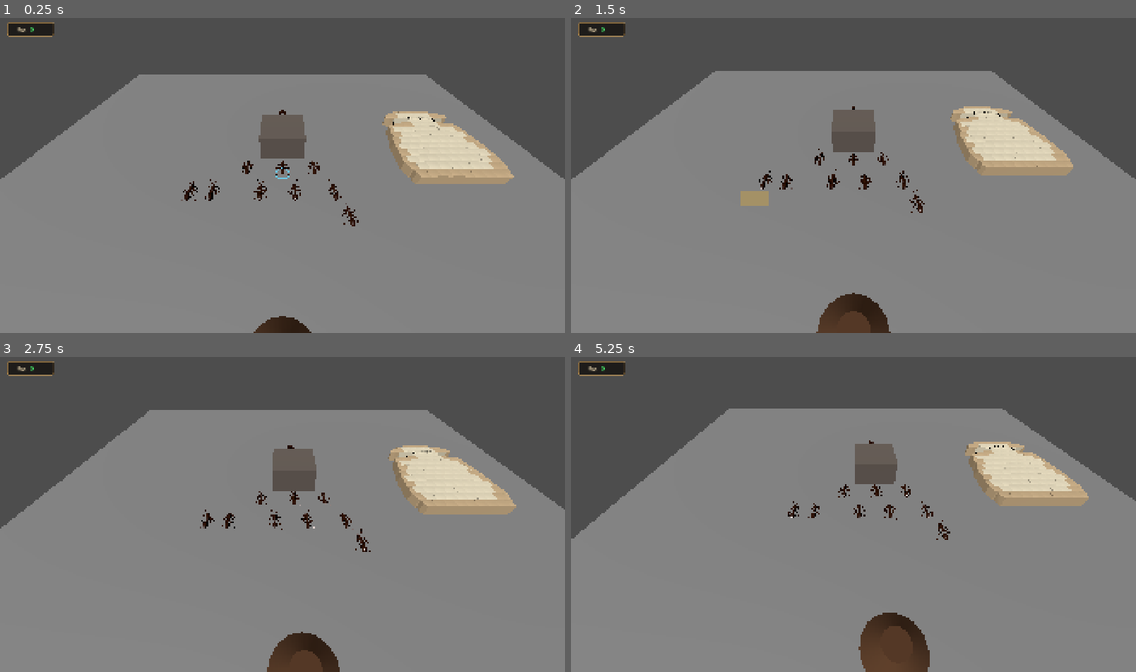
Above: before the commit, frames 1-4 (two rows, left to right).
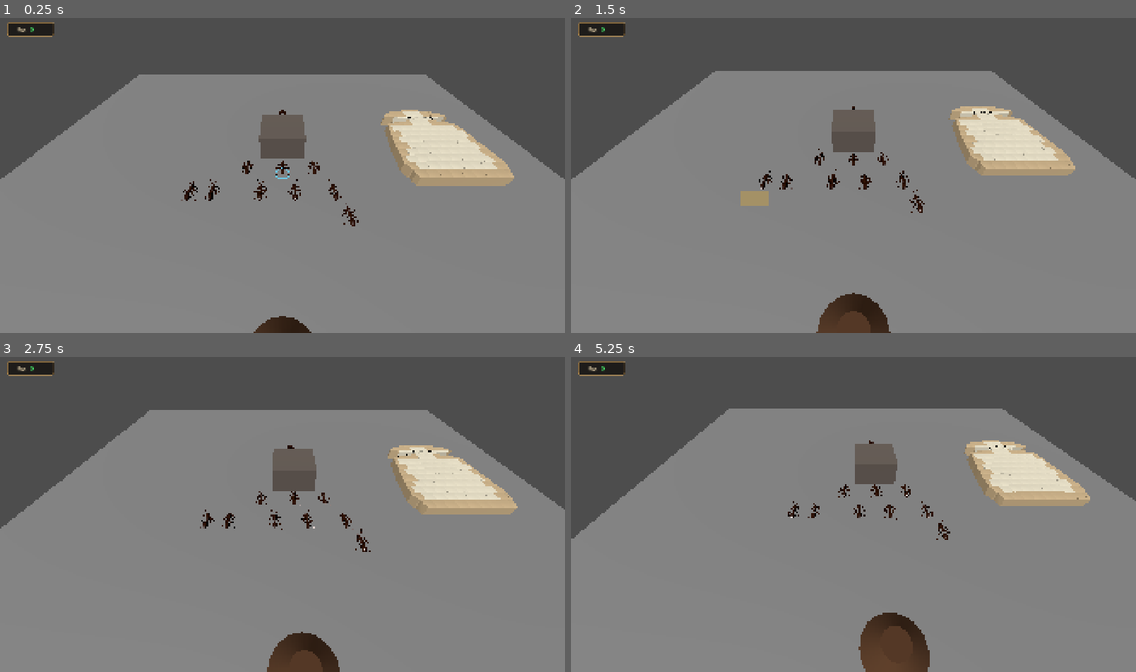
Above: after the commit, the same moments.

Repository: thePekarb/ant-rts
Game: Godot game, scene res://scenes/main/Main.tscn
Same seed, same stepped clock (60 frames per second), same inputs: the game is played once before the commit and once after it.
Inputs (mouse positions are in pixels of both pictures, inside the frame that each line leads up to):
- Up to frame 1 (0.25 s): no input
- Up to frame 2 (1.5 s): tap Enter at 0.5 s; move the mouse to (977, 159) at 0.52 s; tap S (camera_back) at 0.6 s; click (977, 159) at 0.67 s; drag from (740, 191) to (825, 238) at 1.27 s
- Up to frame 3 (2.75 s): move the mouse to (339, 442) at 2.02 s; tap A (camera_left) at 2.1 s; click (339, 442) at 2.17 s
- Up to frame 4 (5.25 s): tap Space at 2.75 s; drag from (825, 577) to (684, 464) at 2.77 s; move the mouse to (1023, 561) at 3.52 s; tap S (camera_back) at 3.6 s; click (1023, 561) at 3.67 s; drag from (684, 464) to (768, 432) at 4.27 s; move the mouse to (881, 514) at 5.02 s; tap A (camera_left) at 5.1 s; click (881, 514) at 5.17 s

The runs differ from the first frame. In frame 1, 0.6% of the frame differs, in the area x 67-91%, y 29-54%; in frame 2, 0.5%; in frame 3, 0.5%; in frame 4, 0.5%.

Commit message:
v1.8: Bread Model V7.1 (organic toast silhouette, cap overlap, directional edge harvest scoring, zeroed carry chunk)

Diff:
--- a/scripts/systems/resource_source.gd
+++ b/scripts/systems/resource_source.gd
@@ -7,14 +7,14 @@
 @export var resource_id: String = "food"
 @export var display_name: String = "Хлеб"
 @export var sync_amount_to_pieces: bool = true
-@export var remaining_amount: int = 42
-@export var max_amount: int = 42
+@export var remaining_amount: int = 104
+@export var max_amount: int = 104
 @export var units_per_trip: int = 1
 @export var gather_duration: float = 1.2
 @export var carry_visual_scene: PackedScene
 @export var piece_vanish_duration: float = 0.18
 
-# Настройки эффекта крошек V6
+# Настройки эффекта крошек
 @export var gather_fx_enabled: bool = true
 @export var gather_tick_particles: int = 3
 @export var gather_take_particles: int = 8
@@ -37,18 +37,17 @@
 var available_pieces: Array[Node3D] = []
 var active_vanish_count: int = 0
 
-# Общий дешевый материал крошек
 var crumb_particle_material: StandardMaterial3D
 
 
 func _ready() -> void:
-	# V6: Хлеб блокирует физически (Layer 1 = World) и детектируется мышью (Layer 4 = Resource)
+	# V7.1: Хлеб блокирует физически (Layer 1 = World) и детектируется мышью (Layer 4 = Resource)
 	# 1 | 8 = 9
 	collision_layer = 1 | 8
 	collision_mask = 0
 
 	crumb_particle_material = StandardMaterial3D.new()
-	crumb_particle_material.albedo_color = Color(0.82, 0.61, 0.33)
+	crumb_particle_material.albedo_color = Color(0.86, 0.77, 0.56)
 	crumb_particle_material.roughness = 0.85
 
 	if obstacle != null:
@@ -84,7 +83,7 @@
 		max_amount = remaining_amount
 
 	amount_changed.emit(remaining_amount, max_amount)
-	print("[Ресурс: ", name, "] Инициализирован: кусочков=", available_pieces.size(), ", запас=", remaining_amount, "/", max_amount)
+	print("[Ресурс: ", name, "] Инициализирован V7.1: кусочков=", available_pieces.size(), ", запас=", remaining_amount, "/", max_amount)
 
 
 func collect_visual_pieces(node: Node) -> void:
@@ -98,7 +97,6 @@
 	if not gather_fx_enabled:
 		return
 
-	# Точка прямо перед жвалами муравья у поверхности хлеба
 	var dir_to_bread: Vector3 = (global_position - worker_pos).normalized()
 	var spawn_pos: Vector3 = worker_pos + dir_to_bread * 0.38
 	spawn_pos.y = 0.22
@@ -111,20 +109,34 @@
 
 	var actual_take: int = min(amount, remaining_amount)
 
+	# Вектор от центра хлеба к муравью
+	var to_worker_2d := Vector2(worker_pos.x - global_position.x, worker_pos.z - global_position.z)
+	var dir_to_worker: Vector2 = to_worker_2d.normalized() if to_worker_2d.length_squared() > 0.001 else Vector2.RIGHT
+
 	for _i in range(actual_take):
 		if available_pieces.is_empty():
 			break
 
 		var best_idx: int = -1
-		var best_dist_sq: float = INF
+		var best_score: float = INF
 
 		for j in range(available_pieces.size()):
 			var piece: Node3D = available_pieces[j]
 			if not is_instance_valid(piece):
 				continue
-			var d_sq: float = worker_pos.distance_squared_to(piece.global_position)
-			if d_sq < best_dist_sq:
-				best_dist_sq = d_sq
+
+			var piece_vec := Vector2(piece.global_position.x - global_position.x, piece.global_position.z - global_position.z)
+			var piece_dist_from_center: float = piece_vec.length()
+			var piece_dir: Vector2 = piece_vec.normalized() if piece_dist_from_center > 0.001 else dir_to_worker
+
+			var alignment: float = dir_to_worker.dot(piece_dir) # 1.0 = точно с этой стороны
+			var dist_to_worker: float = worker_pos.distance_to(piece.global_position)
+
+			# V7.1: Умный скоринг — сильно предпочитает внешние кусочки с рабочей стороны муравья
+			var score: float = dist_to_worker * 1.2 - (alignment * 2.0) - (piece_dist_from_center * 0.35)
+
+			if score < best_score:
+				best_score = score
 				best_idx = j
 
 		if best_idx != -1:
@@ -132,11 +144,10 @@
 			available_pieces.remove_at(best_idx)
 			remaining_amount -= 1
 
-			# Взрыв крошек при отрыве куска
 			if gather_fx_enabled:
 				var piece_pos: Vector3 = target_piece.global_position
 				piece_pos.y = max(0.2, piece_pos.y)
-				spawn_crumbs(piece_pos, gather_take_particles, particle_size, 1.6)
+				spawn_crumbs(piece_pos, gather_take_particles, particle_size, 1.2)
 
 			animate_piece_vanish(target_piece)
 
Binary file changed: assets/models/bread_chunk.glb
Not shown, changed: assets/models/bread_chunk.glb.import
Binary file changed: assets/models/bread_chunked.glb
